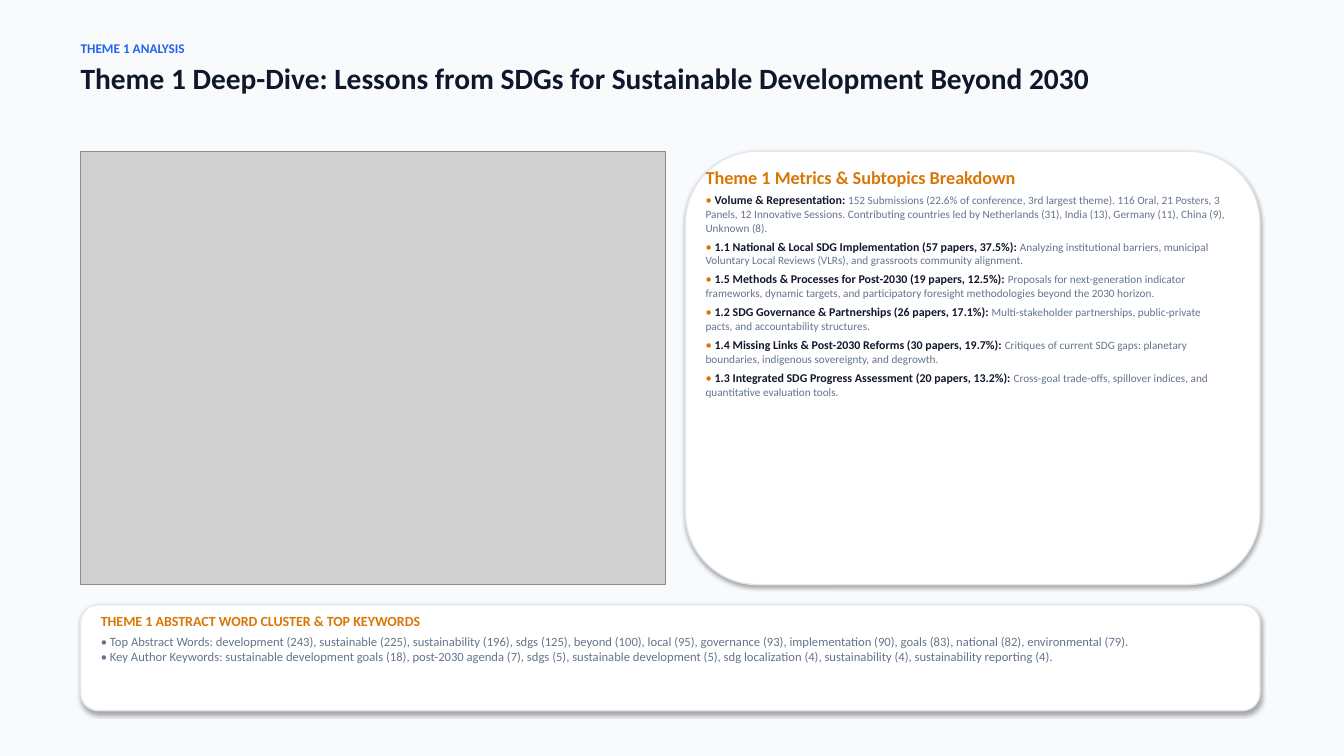
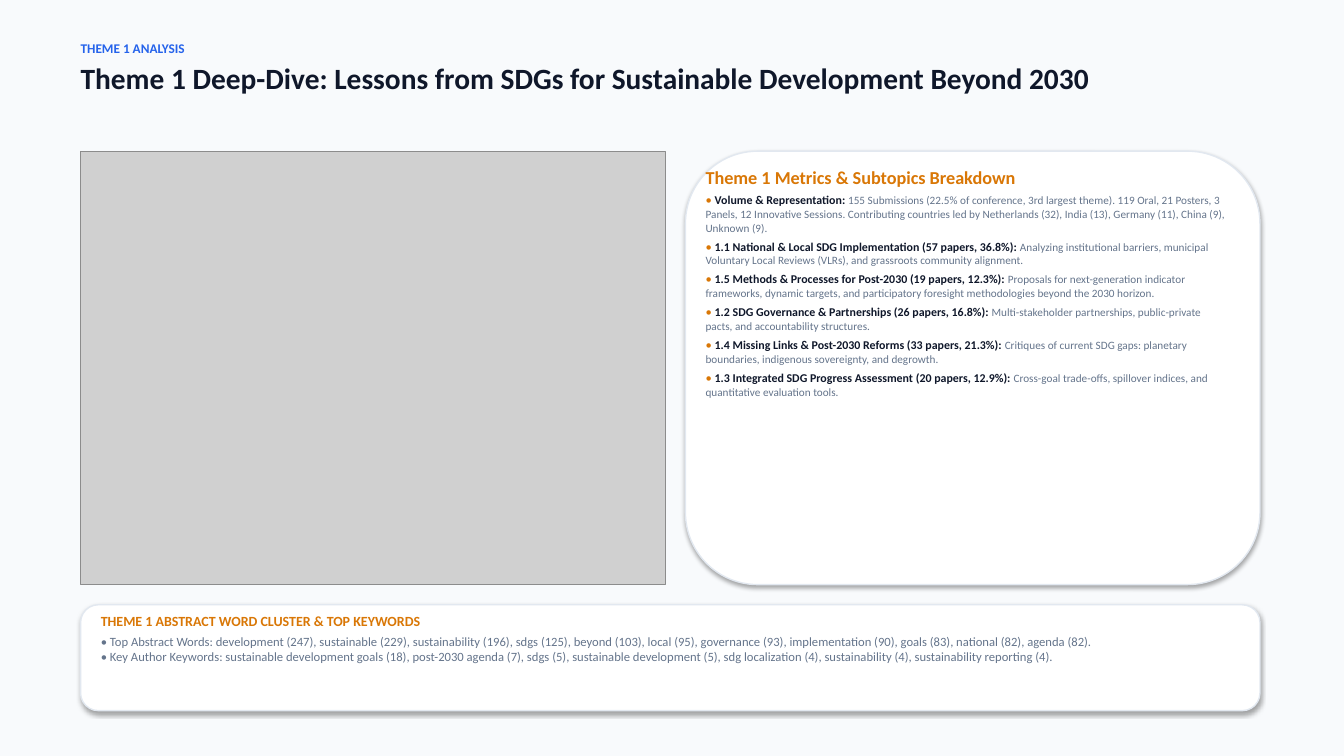
Before and after one commit to ponraj-aru/gsc2027-dashboard, a slide deck: slide 7 of GSC2027_Abstract_Submissions_Analysis_Report.pptx. Drawn at 1344x756 pixels with LibreOffice and Linux fonts; fonts in the diff are those of the drawing; grey boxes stand for pictures. Boxes give left, top, right and bottom in pixels: in the first picture for what was removed or moved away, otherwise in the second. Text is boxed around its words. In the diff, an @@ line names an element or a change of style, - is before the commit and + after.

Commit message:
Update dashboard with latest abstracts from adminPapersBrowse_2026-10-27_04-05-02.doc as of 2026-10-27 09:05:53

```diff
--- a/GSC2027_Abstract_Submissions_Analysis_Report.pptx
+++ b/GSC2027_Abstract_Submissions_Analysis_Report.pptx
@@ text at [706, 195, 1224, 398]: text changed @@
-• Volume & Representation: 152 Submissions (22.6% of conference, 3rd largest theme). 116 Oral, 21 Posters, 3 Panels, 12 Innovative Sessions. Contributing countries led by Netherlands (31), India (13), Germany (11), China (9), Unknown (8).
-• 1.1 National & Local SDG Implementation (57 papers, 37.5%): Analyzing institutional barriers, municipal Voluntary Local Reviews (VLRs), and grassroots community alignment.
-• 1.5 Methods & Processes for Post-2030 (19 papers, 12.5%): Proposals for next-generation indicator frameworks, dynamic targets, and participatory foresight methodologies beyond the 2030 horizon.
-• 1.2 SDG Governance & Partnerships (26 papers, 17.1%): Multi-stakeholder partnerships, public-private pacts, and accountability structures.
-• 1.4 Missing Links & Post-2030 Reforms (30 papers, 19.7%): Critiques of current SDG gaps: planetary boundaries, indigenous sovereignty, and degrowth.
-• 1.3 Integrated SDG Progress Assessment (20 papers, 13.2%): Cross-goal trade-offs, spillover indices, and quantitative evaluation tools.
+• Volume & Representation: 155 Submissions (22.5% of conference, 3rd largest theme). 119 Oral, 21 Posters, 3 Panels, 12 Innovative Sessions. Contributing countries led by Netherlands (32), India (13), Germany (11), China (9), Unknown (9).
+• 1.1 National & Local SDG Implementation (57 papers, 36.8%): Analyzing institutional barriers, municipal Voluntary Local Reviews (VLRs), and grassroots community alignment.
+• 1.5 Methods & Processes for Post-2030 (19 papers, 12.3%): Proposals for next-generation indicator frameworks, dynamic targets, and participatory foresight methodologies beyond the 2030 horizon.
+• 1.2 SDG Governance & Partnerships (26 papers, 16.8%): Multi-stakeholder partnerships, public-private pacts, and accountability structures.
+• 1.4 Missing Links & Post-2030 Reforms (33 papers, 21.3%): Critiques of current SDG gaps: planetary boundaries, indigenous sovereignty, and degrowth.
+• 1.3 Integrated SDG Progress Assessment (20 papers, 12.9%): Cross-goal trade-offs, spillover indices, and quantitative evaluation tools.
@@ text at [110, 637, 1092, 663]: text changed @@
-• Top Abstract Words: development (243), sustainable (225), sustainability (196), sdgs (125), beyond (100), local (95), governance (93), implementation (90), goals (83), national (82), environmental (79).
-• Key Author Keywords: sustainable development goals (18), post-2030 agenda (7), sdgs (5), sustainable development (5), sdg localization (4), sustainability (4), sustainability reporting (4).
+• Top Abstract Words: development (247), sustainable (229), sustainability (196), sdgs (125), beyond (103), local (95), governance (93), implementation (90), goals (83), national (82), agenda (82).
+• Key Author Keywords: sustainable development goals (18), post-2030 agenda (7), sdgs (5), sustainable development (5), sdg localization (4), sustainability (4), sustainability reporting (4).
```
Also in this commit, not shown: 14 other slides changed, 51 other files.
